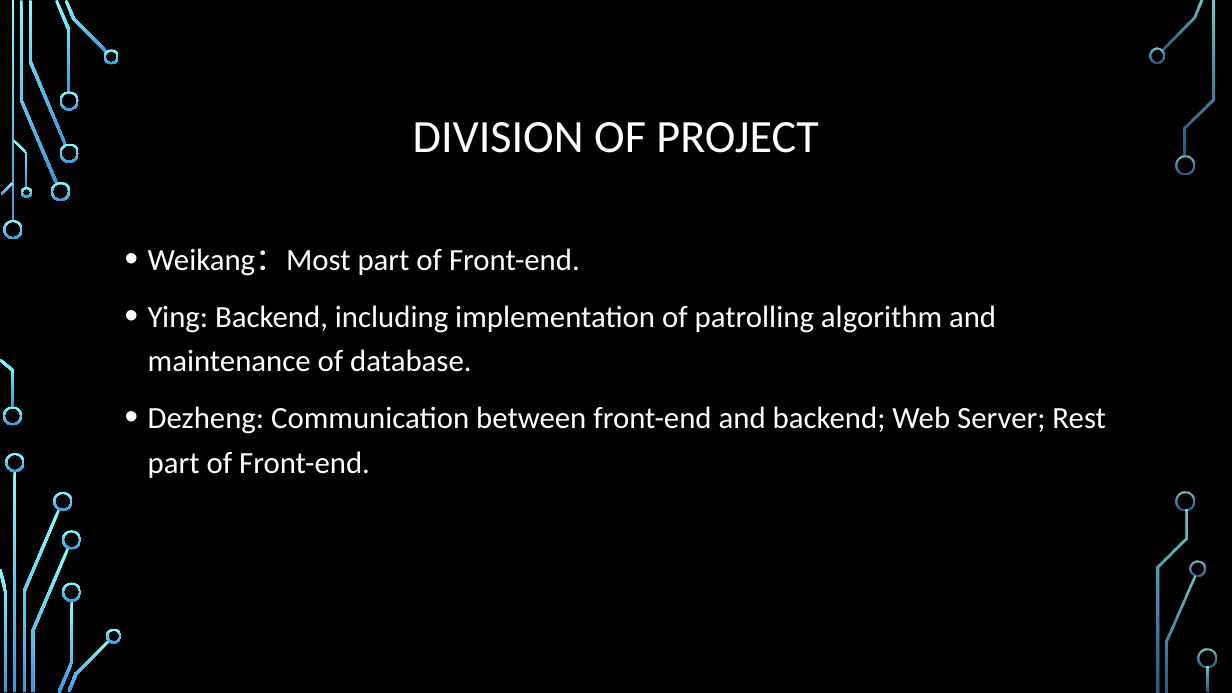
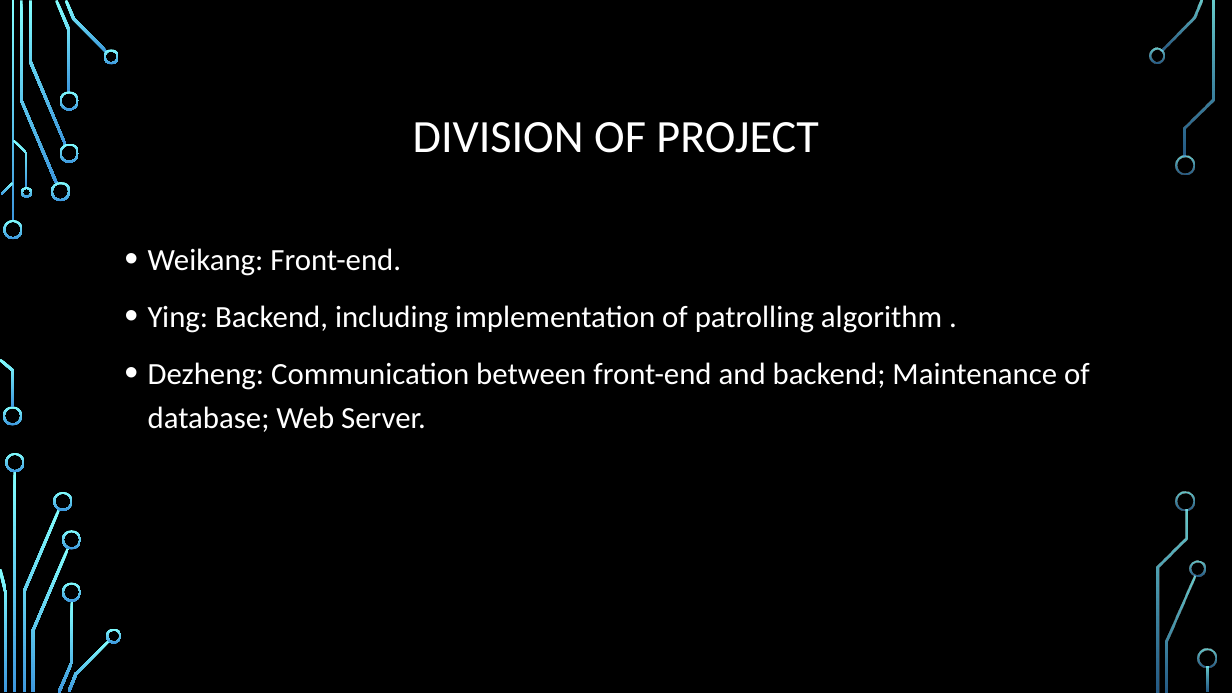
Before and after one commit to Giant-Visualize/Giant-Visualize-Multi-Agent-Patrolling, a slide deck: slide 2 of GIANTS_FirstPresentation.pptx. Drawn at 1232x693 pixels with LibreOffice and Linux fonts; fonts in the diff are those of the drawing; background and template pictures are left out. Boxes give left, top, right and bottom in pixels: in the first picture for what was removed or moved away, otherwise in the second. Text is boxed around its words. In the diff, an @@ line names an element or a change of style, - is before the commit and + after.

Commit message:
update

```diff
--- a/GIANTS_FirstPresentation.pptx
+++ b/GIANTS_FirstPresentation.pptx
@@ text at box(148, 248, 1090, 432): text changed @@
-• Weikang：Most part of Front-end.
-• Ying: Backend, including implementation of patrolling algorithm and maintenance of database.
-• Dezheng: Communication between front-end and backend; Web Server; Rest part of Front-end.
+• Weikang: Front-end.
+• Ying: Backend, including implementation of patrolling algorithm .
+• Dezheng: Communication between front-end and backend; Maintenance of database; Web Server.
```
Also in this commit, not shown: 1 other slide changed.
